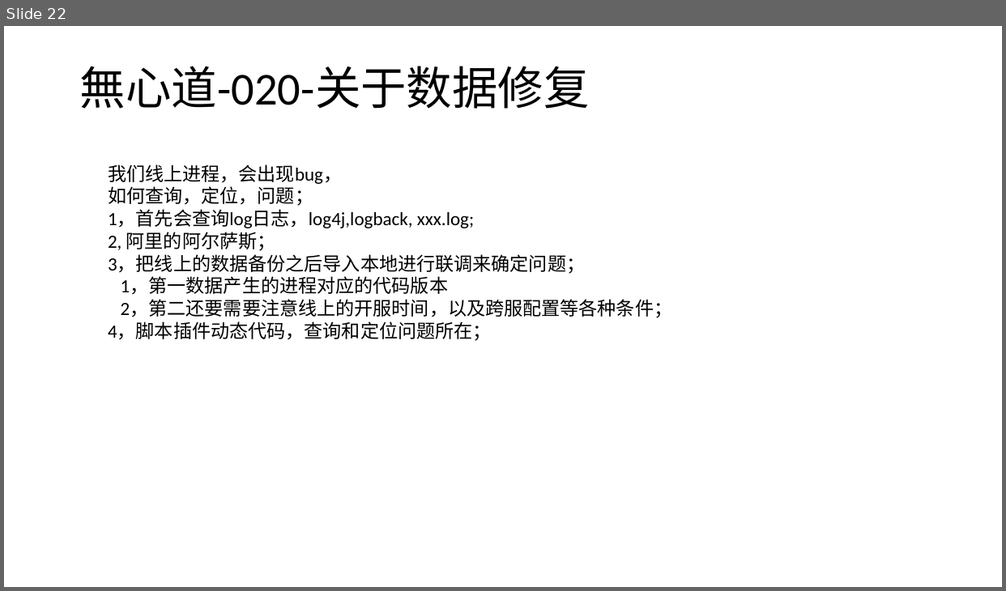
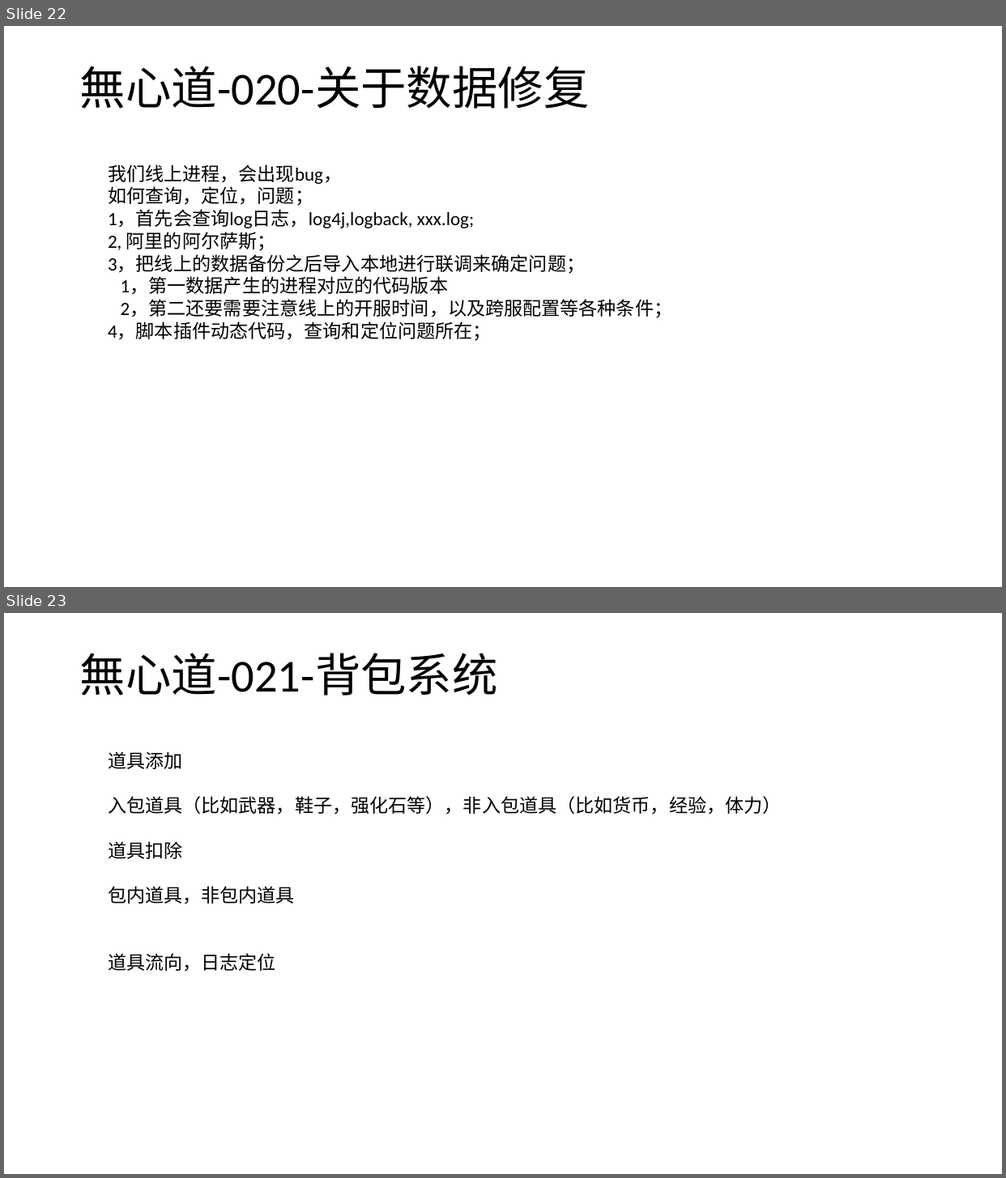
Before and after one commit to wxd-gaming/wxdgaming.boot2, a slide deck: 無心道快速开发演示文稿.pptx. Shown one above the other, each under a label of ours: slide 22 before the commit, slides 22 and 23 after it. The pictures are 1006x591 and 1006x1178 pixels, drawn with LibreOffice and Linux fonts; fonts in the diff are those of the drawing. Boxes give left, top, right and bottom in pixels: in the first picture for what was removed or moved away, otherwise in the second. Text is boxed around its words. In the diff, an @@ line names an element or a change of style, - is before the commit and + after.

Commit message:
【优化】背包系统道具容器从list 改为数组

```diff
--- a/無心道快速开发演示文稿.pptx
+++ b/無心道快速开发演示文稿.pptx
@@ slide 23 added at [4, 613, 1002, 1174], background #FFFFFF @@
@@ title added at [80, 653, 498, 696], 44 pt, text #000000 @@
+無心道-021-背包系统
@@ text added at [108, 752, 782, 972], 18 pt, text #000000 @@
+道具添加
+入包道具（比如武器，鞋子，强化石等），非入包道具（比如货币，经验，体力）
+道具扣除
+包内道具，非包内道具
+道具流向，日志定位
```
Also in this commit, not shown: 29 other files.
